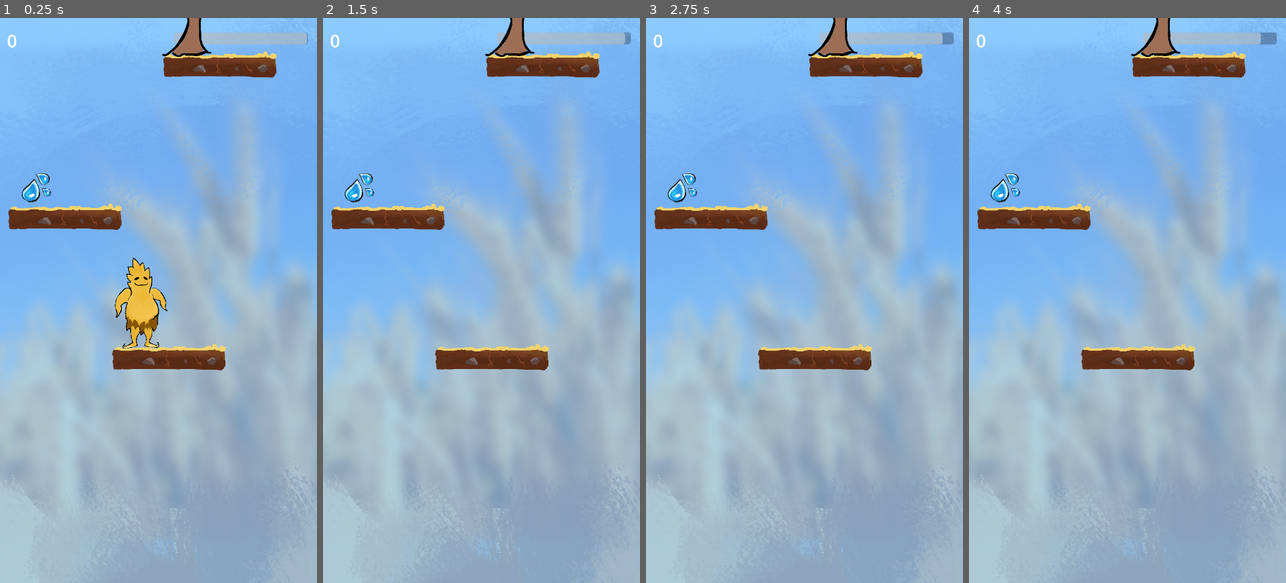
Above: before the commit, frames 1-4 (left to right).
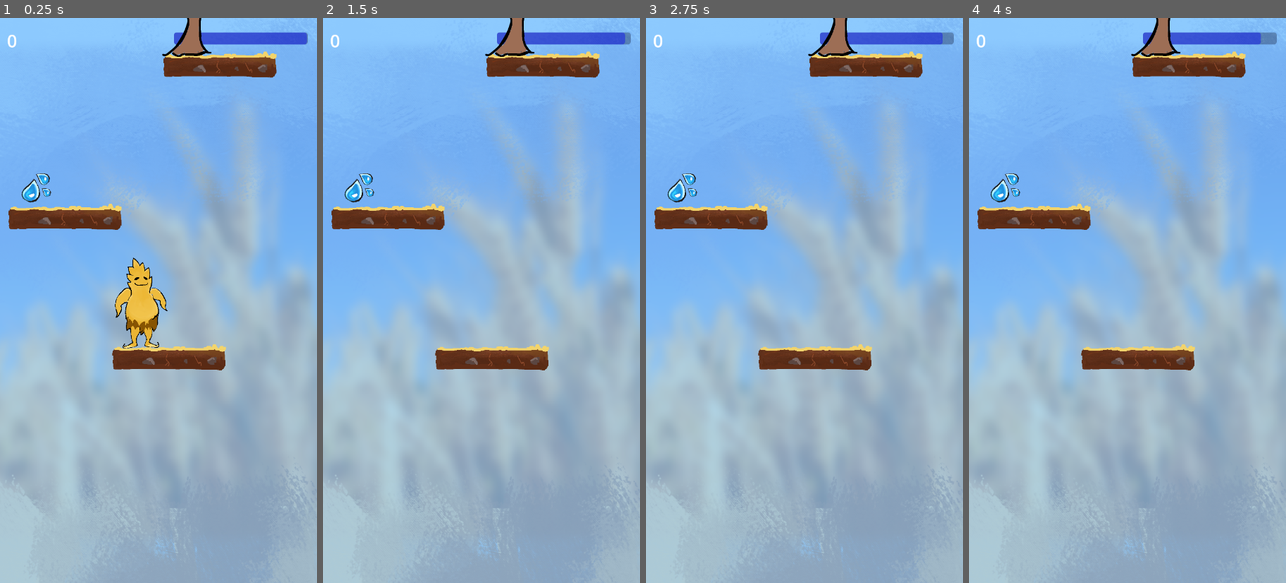
Above: after the commit, the same moments.

Repository: DannyIsYog/Trigo-Jump
Game: Godot game, scene res://Game/Scenes/MainScene.tscn
The game is run twice, just before and just after one commit, with the same random seed, the same clock (stepped at 60 frames per second) and the same inputs.
Inputs:
- Up to frame 1 (0.25 s): no input
- Up to frame 2 (1.5 s): hold D (right) from 0.53 s (still down); tap Space (jump) at 0.77 s; tap Enter at 1.25 s
- Up to frame 3 (2.75 s): tap Space (jump) at 1.52 s; tap R (restart) at 2 s; release D (right) at 2.03 s; hold A (left) from 2.03 s (still down)
- Up to frame 4 (4 s): tap R (restart) at 2.75, 3.5 s; release A (left) at 2.78 s; hold D (right) from 2.78 s (still down); tap Space (jump) at 3.02, 3.77 s

The runs differ from the first frame. In frame 1, 0.8% of the frame differs, in the area x 54-97%, y 2-5%; in frame 2, 0.8%; in frame 3, 0.7%; in frame 4, 0.7%.

Commit message:
Bar is blue

Diff:
--- a/Objects/Scenes/camera_2d.tscn
+++ b/Objects/Scenes/camera_2d.tscn
@@ -37,6 +37,7 @@
 text = "300m"
 
 [node name="waterBar" type="ProgressBar" parent="Control"]
+modulate = Color(0, 0, 1, 1)
 layout_mode = 1
 anchors_preset = 1
 anchor_left = 1.0
